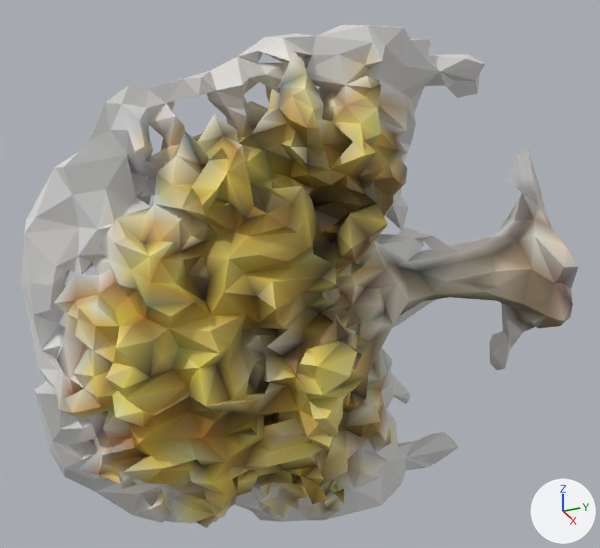
Renders of the glTF model web/assets/kits/tree_yellow.glb from each side of a commit.
Rendered twice from a 50 mm lens placed at (10.76, -4.56, 9.52), pointed at (0.3, 0.15, 4.29). Arrows for +X, +Y and +Z are at lower right; the lights stay in place. The picture after the commit comes second. Where no turn or scale is listed for an object, it has been applied to the vertices.

Script lines for the objects in view, before the commit:
```python
me_geometry_0 = bpy.data.meshes.new('geometry_0')
me_geometry_0.from_pydata(...)  # 2324 vertices, 4996 faces; spans x -2.1..2.92, y -3.9..4.03, z 0.0..8.0
me_geometry_0.materials.append(mat_defaultmaterial)
ob_geometry_0 = bpy.data.objects.new('geometry_0', me_geometry_0)
ob_geometry_0.location = (0.0, 0.0, 0.0)
```
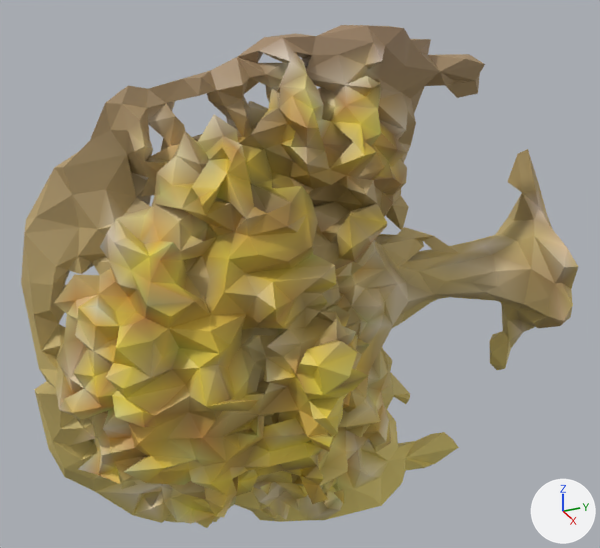
The newer file is also turned or shifted as a whole; pictures and numbers use the older file's frame.

Changed parts and their boxes [x1, y1, x2, y2] in the pictures (600 x 548 px):
part 1 of me_geometry_0, recoloured
    both: [21, 25, 578, 528]

Diff of the bpy script that builds the scene:
```diff
--- a/web/assets/kits/tree_yellow.glb.py
+++ b/web/assets/kits/tree_yellow.glb.py
@@ me_geometry_0 @@
 me_geometry_0.from_pydata(...)  # 2324 vertices, 4996 faces; spans x -2.1..2.92, y -3.9..4.03, z 0.0..8.0
 # used by ob_geometry_0; location = (0.0, 0.0, 0.0)
+# me_geometry_0 part 1: 4996 faces centred in x -1.99..2.88, y -3.86..4.02, z 0.04..7.98 are repainted in the vertex colours, in many colours
 me_geometry_0.materials.append(mat_defaultmaterial)
```
